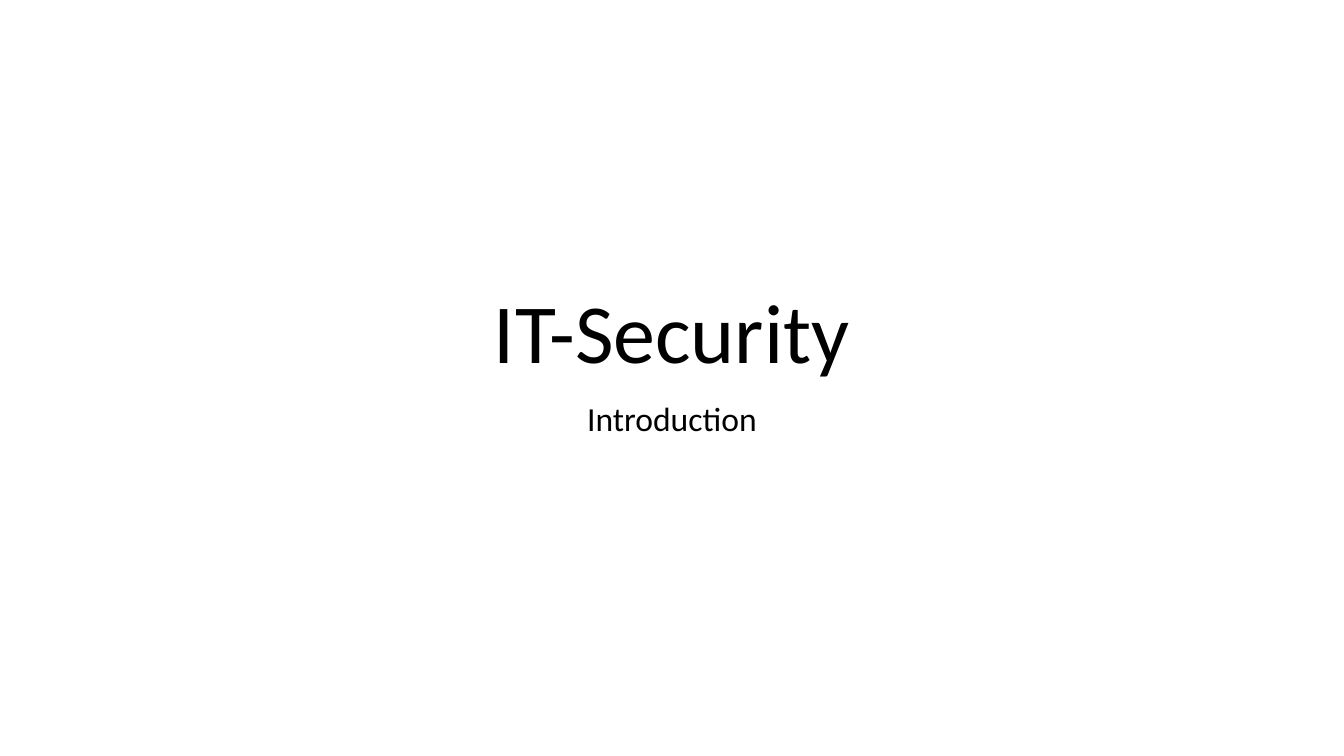
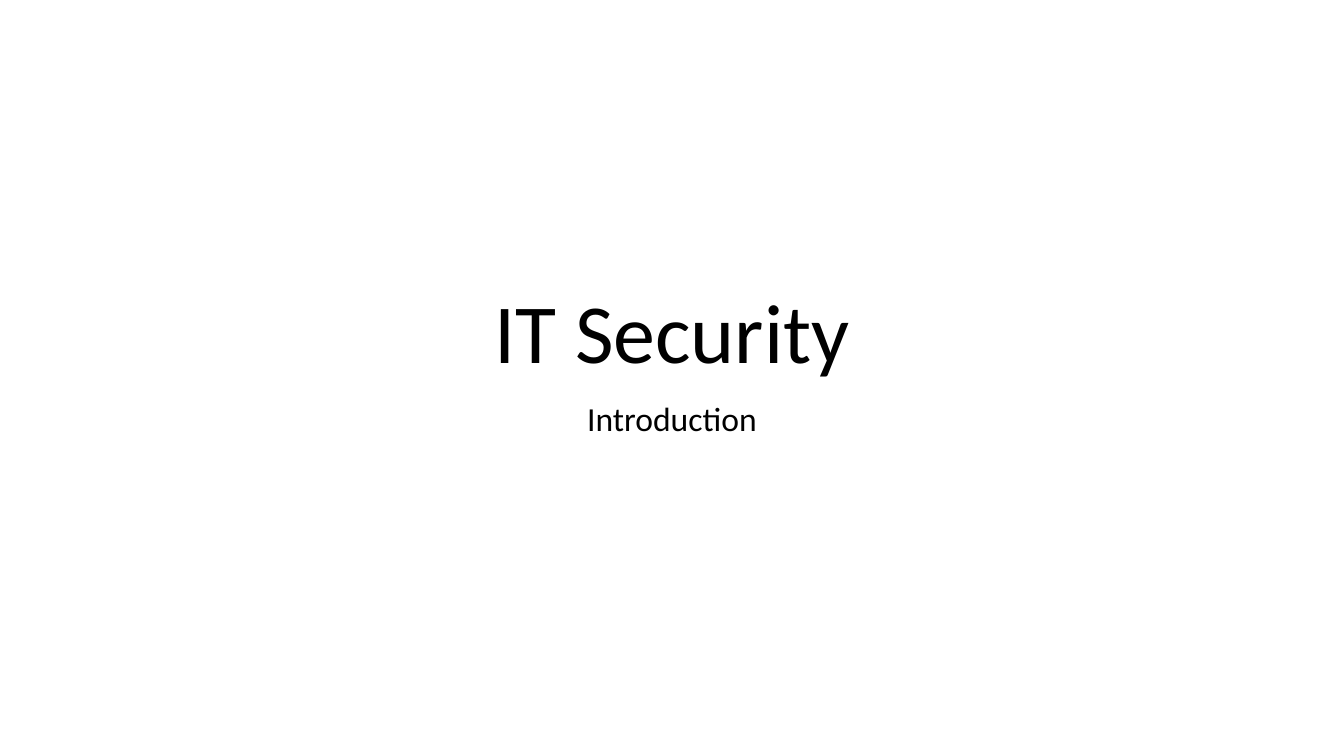
Before and after one commit to bkimminich/it-security-lecture, a slide deck: slide 1 of slides/S1-E0_Introduction.pptx. Drawn at 1344x756 pixels with LibreOffice and Linux fonts; fonts in the diff are those of the drawing. Boxes give left, top, right and bottom in pixels: in the first picture for what was removed or moved away, otherwise in the second. Text is boxed around its words. In the diff, an @@ line names an element or a change of style, - is before the commit and + after.

Commit message:
Harmonize non-hyphen spelling of "IT Security"

```diff
--- a/slides/S1-E0_Introduction.pptx
+++ b/slides/S1-E0_Introduction.pptx
@@ title at (x1=494, y1=305, x2=849, y2=377): text changed @@
-IT-Security
+IT Security
```
Also in this commit, not shown: 1 other file.
